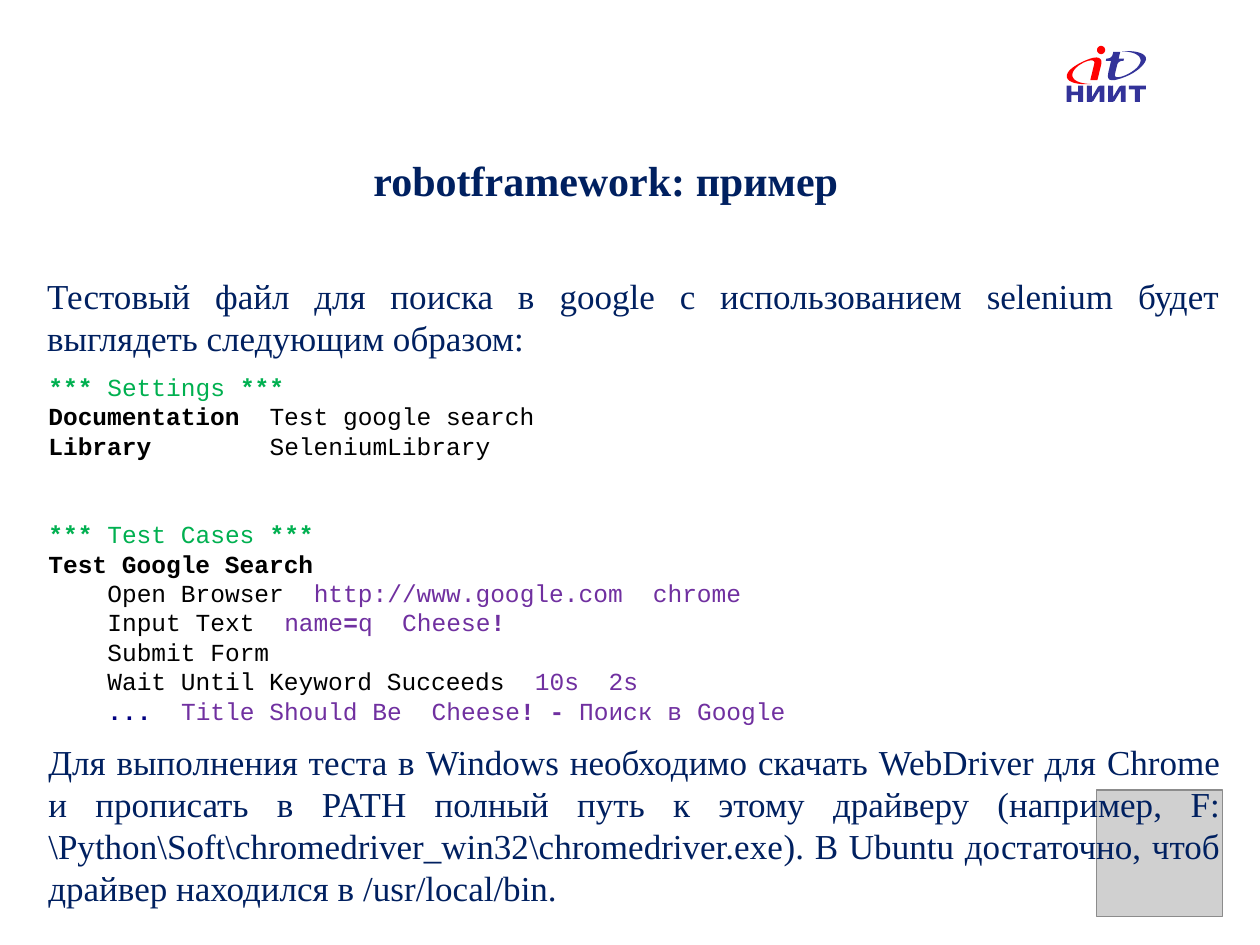
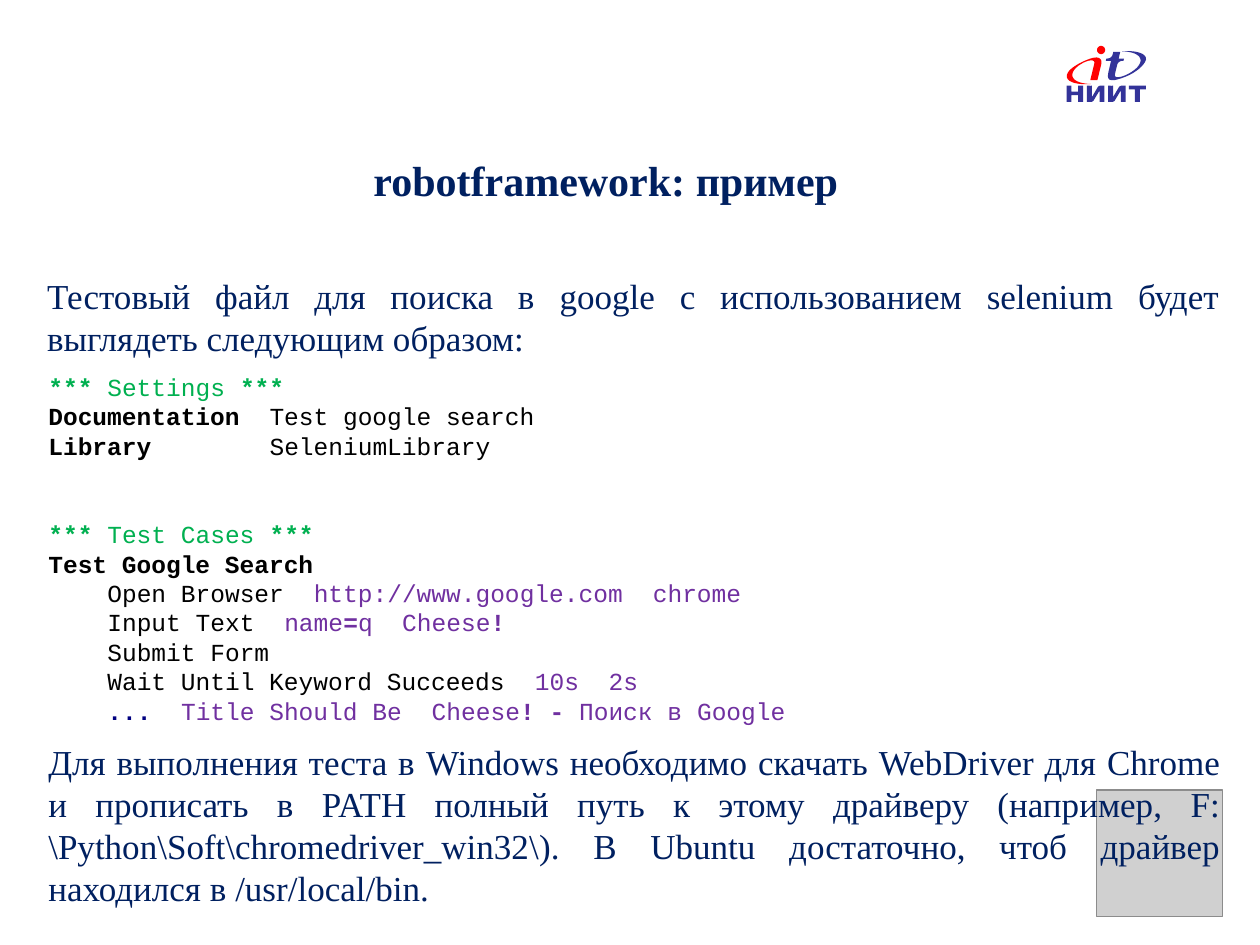
Before and after one commit to IlyaOrlov/PythonCourse, a slide deck: slide 39 of Lectures/PyLec_12.pptx. Drawn at 1260x945 pixels with LibreOffice and Linux fonts; fonts in the diff are those of the drawing; grey boxes stand for pictures; background and template pictures are left out. Boxes give left, top, right and bottom in pixels: in the first picture for what was removed or moved away, otherwise in the second. Text is boxed around its words. In the diff, an @@ line names an element or a change of style, - is before the commit and + after.

```diff
--- a/Lectures/PyLec_12.pptx
+++ b/Lectures/PyLec_12.pptx
@@ text at (48,750,1220,908): text changed @@
-Для выполнения теста в Windows необходимо скачать WebDriver для Chrome и прописать в PATH полный путь к этому драйверу (например, F:\Python\Soft\chromedriver_win32\chromedriver.exe). В Ubuntu достаточно, чтоб драйвер находился в /usr/local/bin.
+Для выполнения теста в Windows необходимо скачать WebDriver для Chrome и прописать в PATH полный путь к этому драйверу (например, F:\Python\Soft\chromedriver_win32\). В Ubuntu достаточно, чтоб драйвер находился в /usr/local/bin.
```
Also in this commit, not shown: 3 other files.
